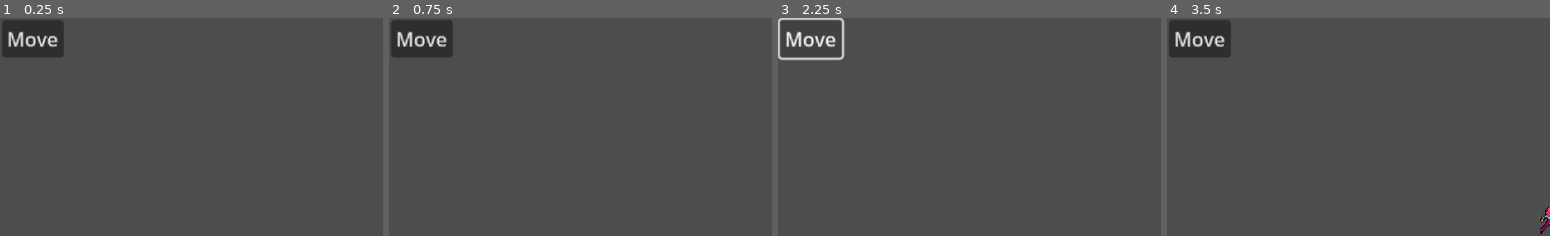
Above: before the commit, frames 1-4 (left to right).
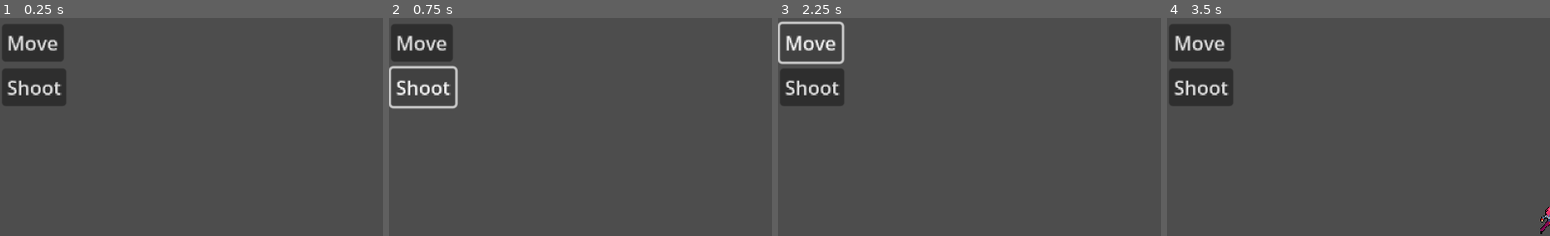
Above: after the commit, the same moments.

Repository: NeroDT67/Micojam14
Game: Godot game, scene res://test_sceane.tscn
Same seed, same stepped clock (60 frames per second), same inputs: the game is played once before the commit and once after it. The project has no main scene, so this scene is started directly.
Inputs (mouse positions are % of the whole screen's width and height, from its top left):
- Up to frame 1 (0.25 s): no input
- Up to frame 2 (0.75 s): click (4, 16) at 0.5 s, where only the run after the commit has a clickable "Shoot"
- Up to frame 3 (2.25 s): click "End Turn" at 1.25 s; click "Move" at 2 s
- Up to frame 4 (3.5 s): tap Enter (ui_accept) at 2.75, 3.02 s; move the mouse to (73, 45) at 2.77 s; press the mouse at (73, 45) at 2.78 s; hold Right (ui_right) from 2.78 s (still down)
The pictures show only the part of the screen within x 0-50%, y 0-50%; the shares and areas given below are measured in that part.

The runs differ from the first frame. In frame 1, 3.9% of the frame differs, in the area x 0-18%, y 0-41%; in frame 2, 2.3%; in frame 3, 4.4%; in frame 4, 3.9%.

Commit message:
shooting lines are drawn, shooting line data processed

Diff:
--- a/Characters/Lines.gd
+++ b/Characters/Lines.gd
@@ -6,6 +6,9 @@
 
 @onready var MoveLine : Line2D = $MoveLine
 
+var ShootingLineArray: Array[Line2D]  = []  # Array of all the shooting lines
+var drawShootingLine : bool = false  # Flag for drawing a shooting line
+var ShootingLineIndex : int = 0  # Index of the current shooting line
 
 # Called when the node enters the scene tree for the first time.
 func _ready():
@@ -19,14 +22,23 @@
 
 func _physics_process(_delta):
 
+
 	if Input.is_action_pressed("MouseLeft"):
 		if drawMoveLine:
 			MoveLine.add_point(get_local_mouse_position())
+
+		if drawShootingLine:
+			ShootingLineArray[ShootingLineIndex].add_point(get_local_mouse_position())
 
 	if Input.is_action_just_released("MouseLeft"):
 		if drawMoveLine:
 			MoveLine.add_point(get_local_mouse_position())
 			drawMoveLine = false
+
+		if drawShootingLine:
+			ShootingLineArray[ShootingLineIndex].add_point(get_local_mouse_position())
+			drawShootingLine = false
+			ShootingLineIndex += 1
 
 
 func DrawMoveLine():
@@ -34,3 +46,44 @@
 	MoveLine.add_point(position)
 	drawMoveLine = true
 	MoveLine.visible = true
+
+
+@onready var ShootingLine : Line2D = $ShootingLineExample
+
+func DrawShootingLine():
+	var temp = ShootingLine.duplicate()
+	add_child(temp)
+	ShootingLineArray.push_back(temp)
+	drawShootingLine = true
+	ShootingLineArray[ShootingLineIndex].visible = true
+
+
+
+func ResetShootingLine():
+	ShootingLineIndex = 0
+	ShootingLineArray.clear()
+
+
+signal ShootDataSignal(shootingPos : Array[Vector2], shootingAngle : Array[Vector2])
+
+func sendShootingData():
+
+	var ShootingPos : Array[Vector2] = []
+	var ShootingAngle : Array[Vector2] = []
+
+	ShootingPos.resize(ShootingLineArray.size())
+	ShootingAngle.resize(ShootingLineArray.size())
+
+	ShootingPos.fill(Vector2.ZERO)
+	ShootingAngle.fill(Vector2.ZERO)
+
+	for i in ShootingLineArray.size():
+		ShootingPos[i] = position + ShootingLineArray[i].points[0]
+		ShootingAngle[i] = (ShootingLineArray[i].points[ShootingLineArray[i].points.size() - 1] - ShootingLineArray[i].points[0]).normalized()
+
+	emit_signal("ShootDataSignal", ShootingPos, ShootingAngle)
+
+
+func hideShootingLine():
+	for i in ShootingLineArray.size():
+		ShootingLineArray[i].visible = false
--- a/Characters/punk.gd
+++ b/Characters/punk.gd
@@ -3,24 +3,28 @@
 
 
 
-const SPEED = 300.0
-const JUMP_VELOCITY = -400.0
+const SPEED = 300.0  # Speed of the character when moving
+const JUMP_VELOCITY = -400.0  # Initial velocity when jumping
 
-var AnimFlip : bool = false
-var moving : bool = false
+var AnimFlip : bool = false  # Animation flip flag
+var moving : bool = false  # Moving flag
 
-@onready var MoveLine : Line2D = $Lines/MoveLine
-var MoveLineIndex : int = 0
-var delay : int = 0
+@onready var MoveLine : Line2D = $Lines/MoveLine  # Line for showing the character's path
+var MoveLineIndex : int = 0  # Index of the current path line
 
-@onready var targetPosition : Vector2 = position
-@onready var startPosition : Vector2 = position
+
+
+var ShootingPos : Array[Vector2] = []  # Array of all the shooting positions
+var ShootingAngle : Array[Vector2] = []  # Array of all the shooting angles
+
+@onready var targetPosition : Vector2 = position  # Target position for the character to move to
+@onready var startPosition : Vector2 = position  # Start position of the character
 
 # Get the gravity from the project settings to be synced with RigidBody nodes.
-var gravity = ProjectSettings.get_setting("physics/2d/default_gravity")
+var gravity = ProjectSettings.get_setting("physics/2d/default_gravity")  # Gravity value
 
+@onready var anim : AnimatedSprite2D = $AnimatedSprite2D  # Character's animation sprite
 
-@onready var anim : AnimatedSprite2D = $AnimatedSprite2D
 
 
 
@@ -53,7 +57,7 @@
 	else:
 		velocity.x = move_toward(velocity.x, 0, SPEED)
 
-	print(targetPosition.y - startPosition.y)
+	#print(targetPosition.y - startPosition.y)
 	if is_on_floor() and (targetPosition.y - startPosition.y) < -10 and moving:
 		velocity.y = JUMP_VELOCITY
 
@@ -79,10 +83,11 @@
 	move_and_slide()
 
 
-
+signal disableShootingLine
 
 func startMoving():
 	MoveLine.visible = false
+	emit_signal("disableShootingLine")
 	MoveLineIndex = 0
 	startPosition = position
 	calcutateTargetPosition()
@@ -94,3 +99,7 @@
 		targetPosition = startPosition + MoveLine.points[MoveLineIndex] * 2
 	else:
 		moving = false
+
+func SetShootingDetails(shootingPos : Array[Vector2], shootingAngle : Array[Vector2]):
+	ShootingPos = shootingPos
+	ShootingAngle = shootingAngle
--- a/Characters/punk.tscn
+++ b/Characters/punk.tscn
@@ -19,7 +19,7 @@
 [node name="AnimatedSprite2D" type="AnimatedSprite2D" parent="."]
 sprite_frames = ExtResource("1_43nld")
 animation = &"Idle"
-frame_progress = 0.618784
+frame_progress = 0.0912795
 
 [node name="Lines" type="Node2D" parent="."]
 script = ExtResource("3_y1yqh")
@@ -28,3 +28,7 @@
 points = PackedVector2Array(0, 0)
 width = 2.0
 default_color = Color(0.352941, 1, 0.372549, 1)
+
+[node name="ShootingLineExample" type="Line2D" parent="Lines"]
+width = 2.0
+default_color = Color(1, 0, 0, 1)
--- a/UI/gameplay_ui.gd
+++ b/UI/gameplay_ui.gd
@@ -3,6 +3,7 @@
 
 signal end_turn_pressed
 signal move_pressed
+signal shoot_pressed
 
 # Called when the node enters the scene tree for the first time.
 func _ready():
@@ -21,3 +22,8 @@
 func _on_move_button_up():
 	await get_tree().create_timer(0.5).timeout
 	emit_signal("move_pressed")
+
+
+func _on_shoot_button_up():
+	await get_tree().create_timer(0.5).timeout
+	emit_signal("shoot_pressed")
--- a/UI/gameplay_ui.tscn
+++ b/UI/gameplay_ui.tscn
@@ -30,11 +30,20 @@
 [node name="Move" type="Button" parent="."]
 layout_mode = 1
 offset_left = 5.0
-offset_top = 5.0
+offset_top = 15.0
 offset_right = 56.0
-offset_bottom = 36.0
+offset_bottom = 46.0
 scale = Vector2(3, 3)
 text = "Move"
 
+[node name="shoot" type="Button" parent="."]
+offset_left = 5.0
+offset_top = 125.0
+offset_right = 58.0
+offset_bottom = 156.0
+scale = Vector2(3, 3)
+text = "Shoot"
+
 [connection signal="pressed" from="EndTurnButton" to="." method="_on_end_turn_button_pressed"]
 [connection signal="button_up" from="Move" to="." method="_on_move_button_up"]
+[connection signal="button_up" from="shoot" to="." method="_on_shoot_button_up"]
--- a/test_sceane.tscn
+++ b/test_sceane.tscn
@@ -32,8 +32,10 @@
 
 [node name="GameplayUi" parent="Ui" instance=ExtResource("2_7m4m8")]
 layout_mode = 1
+metadata/_edit_lock_ = true
 
 [connection signal="end_turn_pressed" from="Ui/GameplayUi" to="Punk" method="startMoving"]
 [connection signal="move_pressed" from="Ui/GameplayUi" to="Punk/Lines" method="DrawMoveLine"]
+[connection signal="shoot_pressed" from="Ui/GameplayUi" to="Punk/Lines" method="DrawShootingLine"]
 
 [editable path="Punk"]
